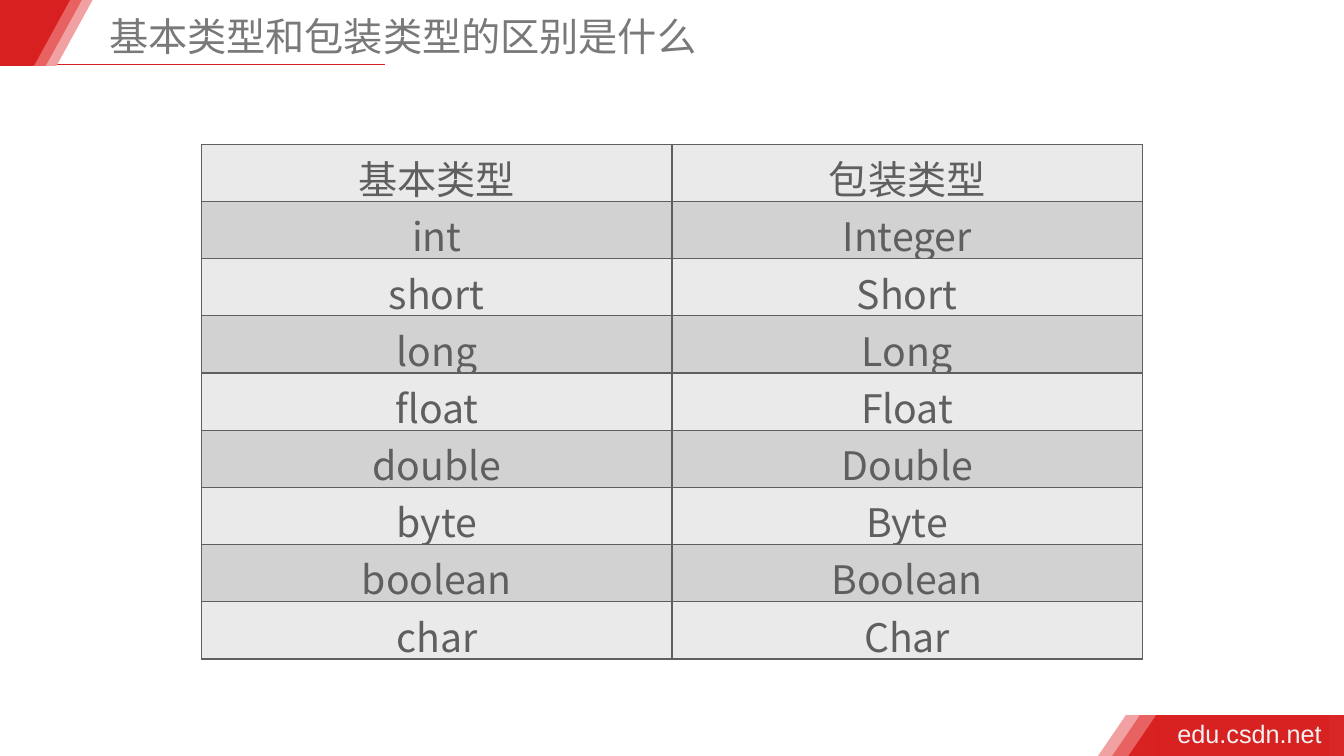
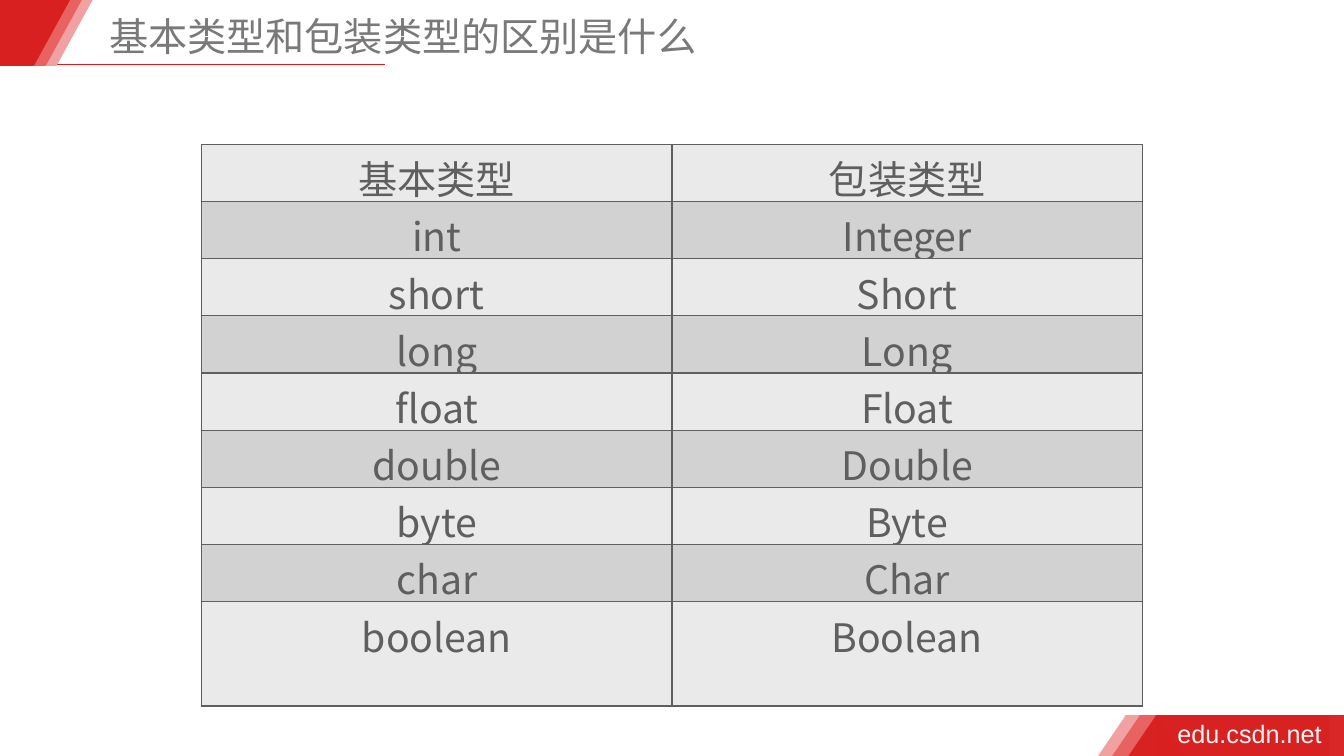
Before and after one commit to icodeu/CSDN-Java-Interview, a slide deck: slide 3 of material/Java百问百答-基本类型、包装类型和常量池的.pptx. Drawn at 1344x756 pixels with LibreOffice and Linux fonts; fonts in the diff are those of the drawing; background and template pictures are left out. Boxes give left, top, right and bottom in pixels: in the first picture for what was removed or moved away, otherwise in the second. Text is boxed around its words. In the diff, an @@ line names an element or a change of style, - is before the commit and + after.

```diff
--- a/material/Java百问百答-基本类型、包装类型和常量池的.pptx
+++ b/material/Java百问百答-基本类型、包装类型和常量池的.pptx
@@ table at (202, 144, 1143, 706) @@
+row 8: char | Char
-row 9: char | Char
```
Also in this commit, not shown: 1 other slide changed, 4 other files.
